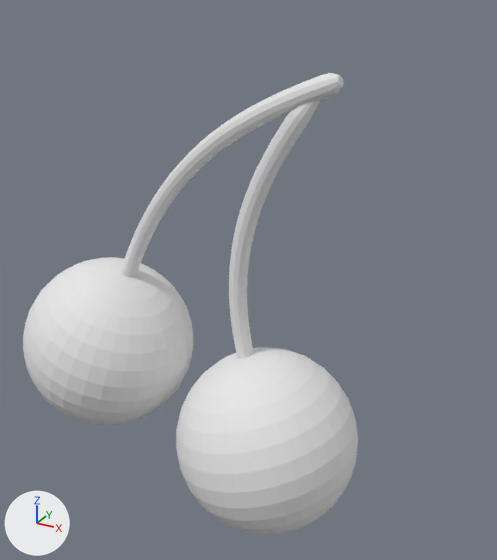
A saved change to the FBX model Content/Pacman/Meshes/SM_Fruit_Cherry.fbx.
Rendered twice from a 50 mm lens placed at (3.91, -5.6, 3.4), pointed at (0.71, 0.23, 0.48). Lighting does not change. The marker at lower left points along +X, +Y and +Z. Where no turn or scale is listed for an object, it has been applied to the vertices.

Names of what the first picture shows: 'LeftBall', 'RightBall', 'Stick'.
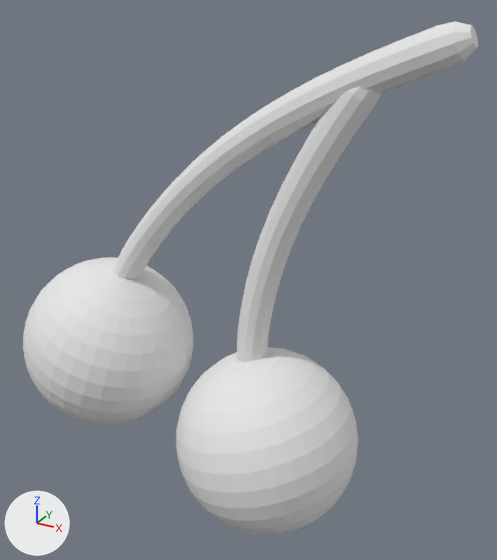
The newer file is also turned or shifted as a whole; pictures and numbers use the older file's frame.

Pixel boxes [x1, y1, x2, y2] of what changed, in the pictures (497 x 560 px):
'Stick', reshaped (64% wider, 20% taller): before [121, 73, 344, 358]; after [112, 21, 478, 362]
part 1 of me_cylinder_001, rebuilt (64% wider, 26% taller): before [121, 73, 344, 277]; after [112, 21, 478, 279]
part 2 of me_cylinder_001, rebuilt (60% wider, 7% taller): before [229, 101, 320, 358]; after [236, 86, 382, 362]

The edits, one by one:
me_cylinder_001 is used by ob_stick; location (-1.06, 0.0, -0.6).
me_cylinder_001 had 516 vertices, 494 faces and spanned x 0.22..2.78, y -0.05..0.15, z 0.15..3.26.
me_cylinder_001 now has 384 vertices, 362 faces and spans x -0.11..3.84, y -0.12..0.23, z 0.03..3.69.
me_cylinder_001 part 1: the loose piece of 276 vertices spanning x 0.22..2.78, y -0.05..0.15, z 0.78..3.26 is rebuilt with 216 vertices and now spans x -0.11..3.84, y -0.11..0.23, z 0.53..3.69.
me_cylinder_001 part 2: the loose piece of 240 vertices spanning x 1.65..2.59, y -0.05..0.15, z 0.15..3.09 is rebuilt with 168 vertices and now spans x 1.73..3.15, y -0.12..0.23, z 0.03..3.34.
